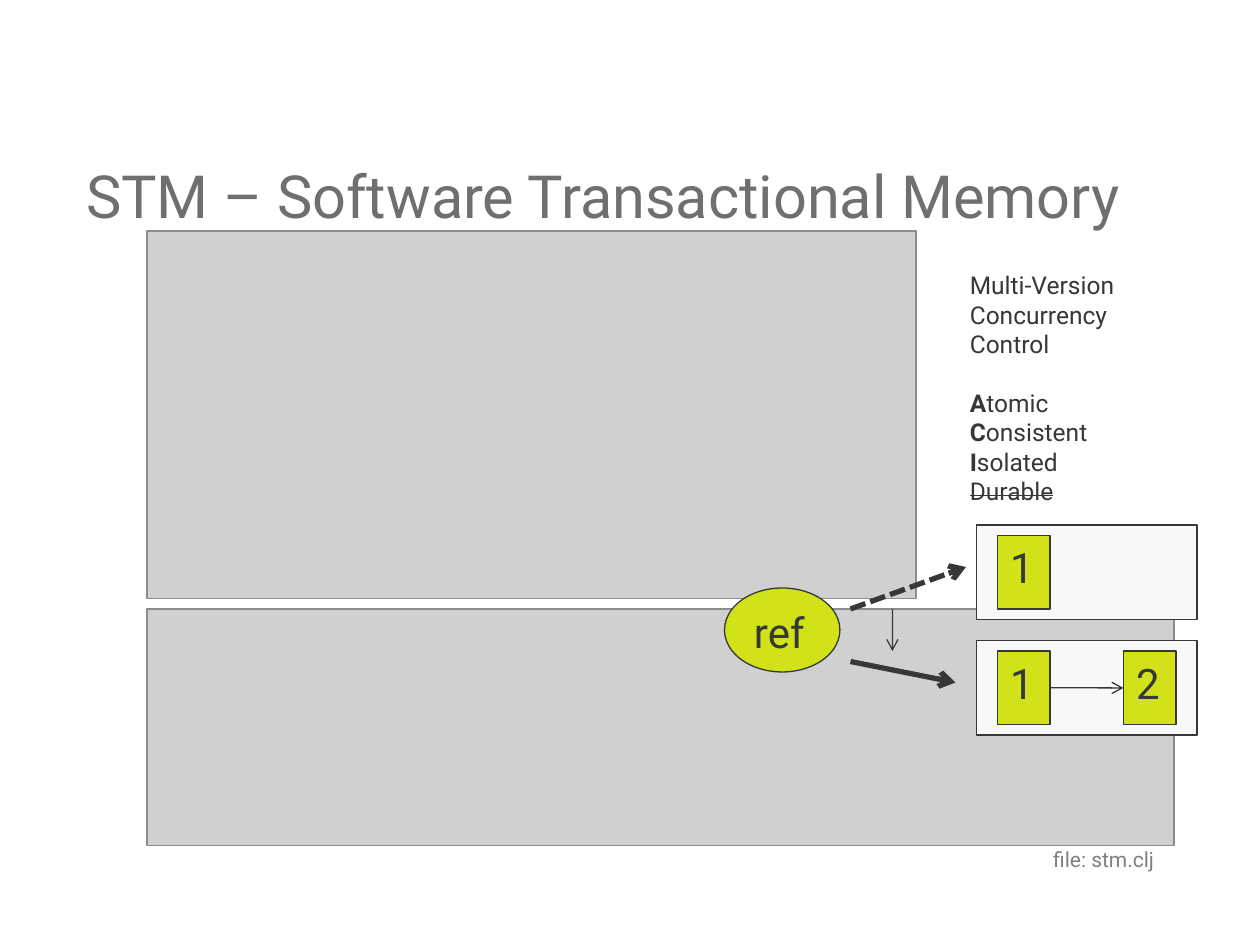
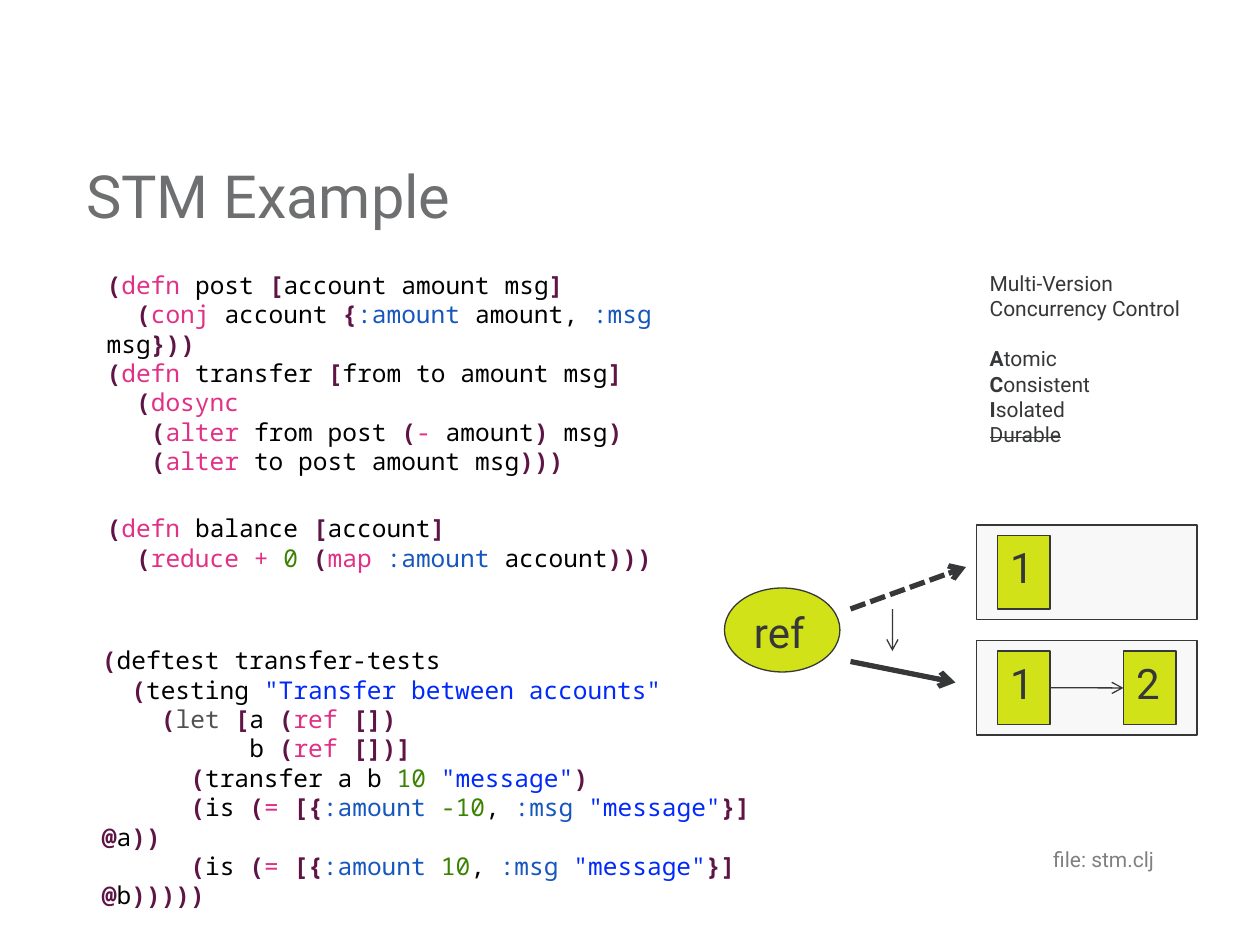
Before and after one commit to mjul/top-10-clojure-ndc-2011, a slide deck: slide 20 of Top Things to Learn From Clojure.pptx (slide 18 before the commit). Drawn at 1260x945 pixels with LibreOffice and Linux fonts; fonts in the diff are those of the drawing; grey boxes stand for pictures; background and template pictures are left out. Boxes give left, top, right and bottom in pixels: in the first picture for what was removed or moved away, otherwise in the second. Text is boxed around its words. In the diff, an @@ line names an element or a change of style, - is before the commit and + after.

```diff
--- a/Top Things to Learn From Clojure.pptx
+++ b/Top Things to Learn From Clojure.pptx
@@ title at [86, 173, 450, 230]: text changed @@
-STM – Software Transactional Memory
+STM Example
@@ picture removed at [147, 231, 916, 598] @@
@@ text "Multi-Version": place and size @@
-text "Multi-Version" at [970, 275, 1114, 501]
+text "Multi-Version" at [990, 275, 1180, 442]
@@ text "Multi-Version" at [990, 275, 1180, 442]: size 14 to 12 pt @@
@@ text added at [107, 275, 652, 573], 14 pt, text #000000 @@
+(defn post [account amount msg]
+(conj account {:amount amount, :msg msg}))
+(defn transfer [from to amount msg]
+(dosync
+(alter from post (- amount) msg)
+(alter to post amount msg)))
+(defn balance [account]
+(reduce + 0 (map :amount account)))
@@ picture removed at [147, 609, 1174, 845] @@
@@ text added at [102, 650, 750, 908], 14 pt, text #0029FA @@
+(deftest transfer-tests
+(testing "Transfer between accounts"
+(let [a (ref [])
+b (ref [])]
+(transfer a b 10 "message")
+(is (= [{:amount -10, :msg "message"}] @a))
+(is (= [{:amount 10, :msg "message"}] @b)))))
```
Also in this commit, not shown: 2 other slides changed, 1 slide removed.
